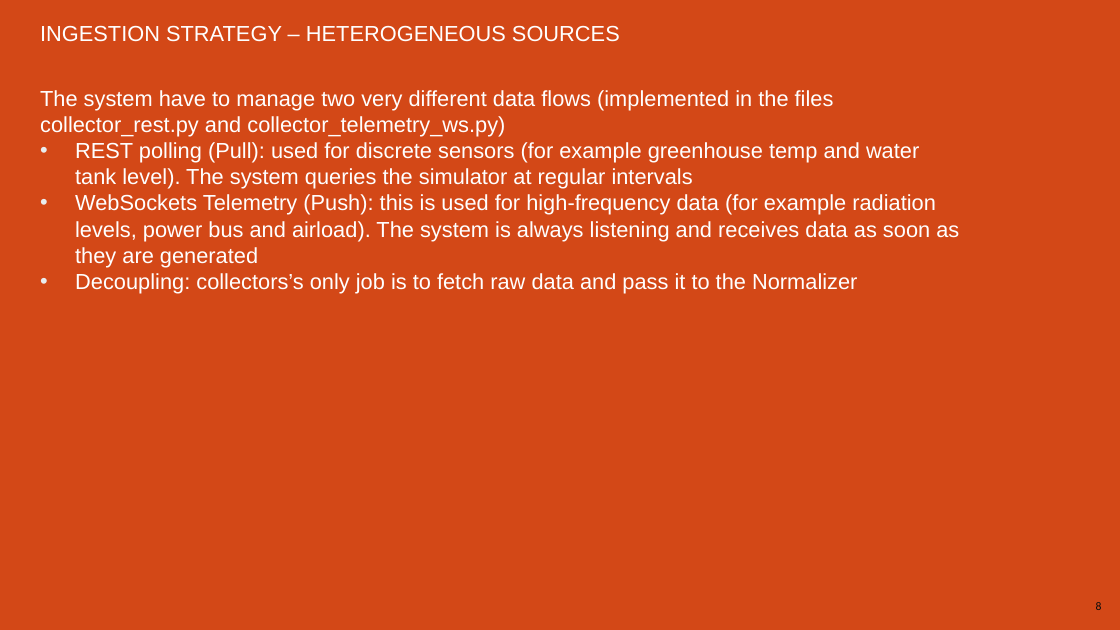
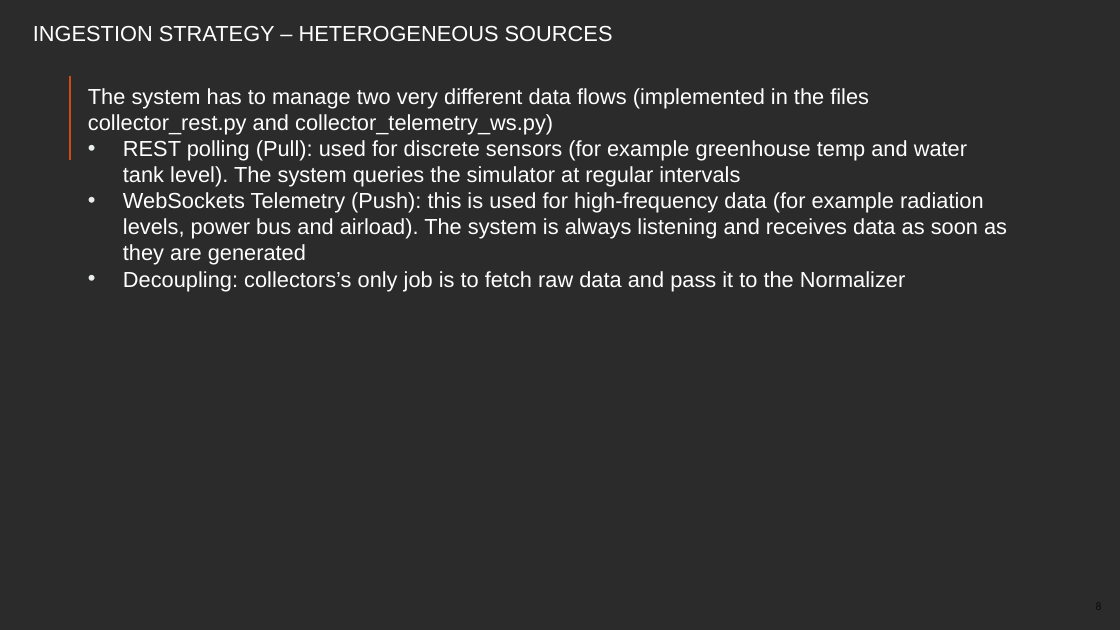
Before and after one commit to danrazin/2056165_ENIGMI, a slide deck: slide 8 of booklets/LAB.pptx. Drawn at 1120x630 pixels with LibreOffice and Linux fonts; fonts in the diff are those of the drawing; background and template pictures are left out; a plain dark background stands for a picture behind light text. Boxes give left, top, right and bottom in pixels: in the first picture for what was removed or moved away, otherwise in the second. Text is boxed around its words. In the diff, an @@ line names an element or a change of style, - is before the commit and + after.

```diff
--- a/booklets/LAB.pptx
+++ b/booklets/LAB.pptx
@@ background #D34817 to picture (left out) @@
@@ text "INGESTION STRATEGY – HETEROGENEOUS SOURCES": place and size @@
-text "INGESTION STRATEGY – HETEROGENEOUS SOURCES" at bbox=[40, 25, 620, 42]
+text "INGESTION STRATEGY – HETEROGENEOUS SOURCES" at bbox=[33, 26, 613, 42]
@@ text "The system has to manage ...": place and size @@
-text "The system has to manage ..." at bbox=[40, 90, 959, 294]
+text "The system has to manage ..." at bbox=[88, 88, 1007, 291]
@@ text at bbox=[88, 88, 869, 135]: text changed @@
-The system have to manage two very different data flows (implemented in the files collector_rest.py and collector_telemetry_ws.py)
+The system has to manage two very different data flows (implemented in the files collector_rest.py and collector_telemetry_ws.py)
```
Also in this commit, not shown: 22 other slides changed, 3 slides added, 1 slide removed.
